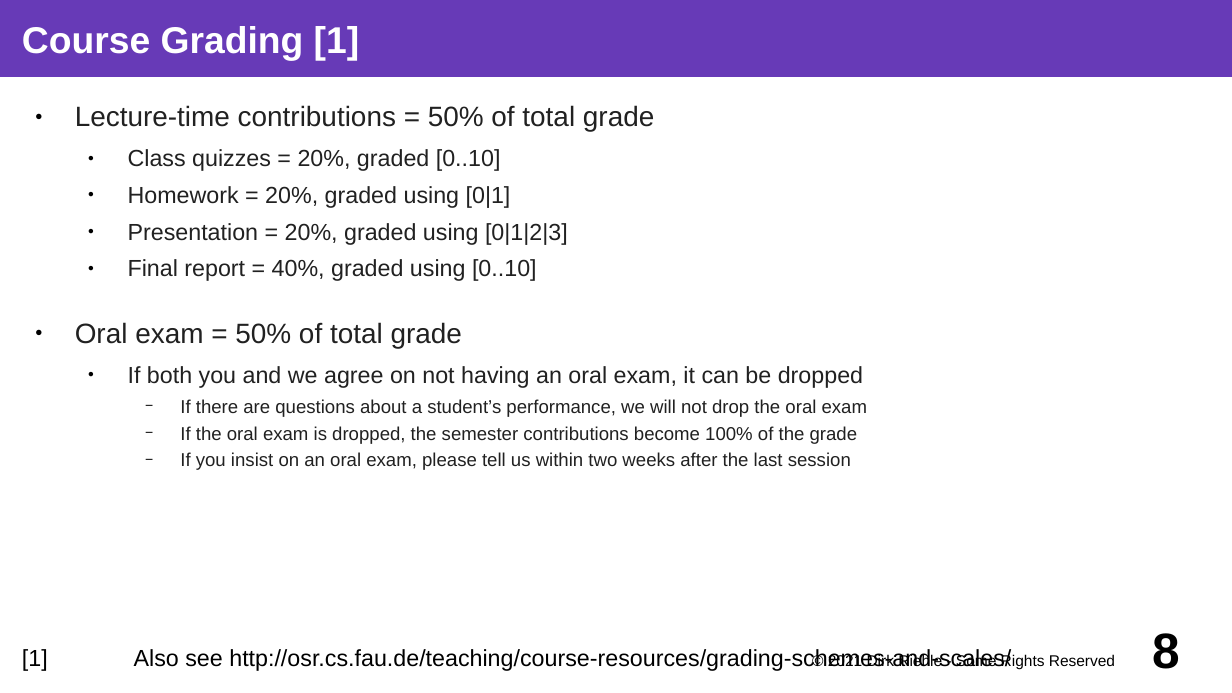
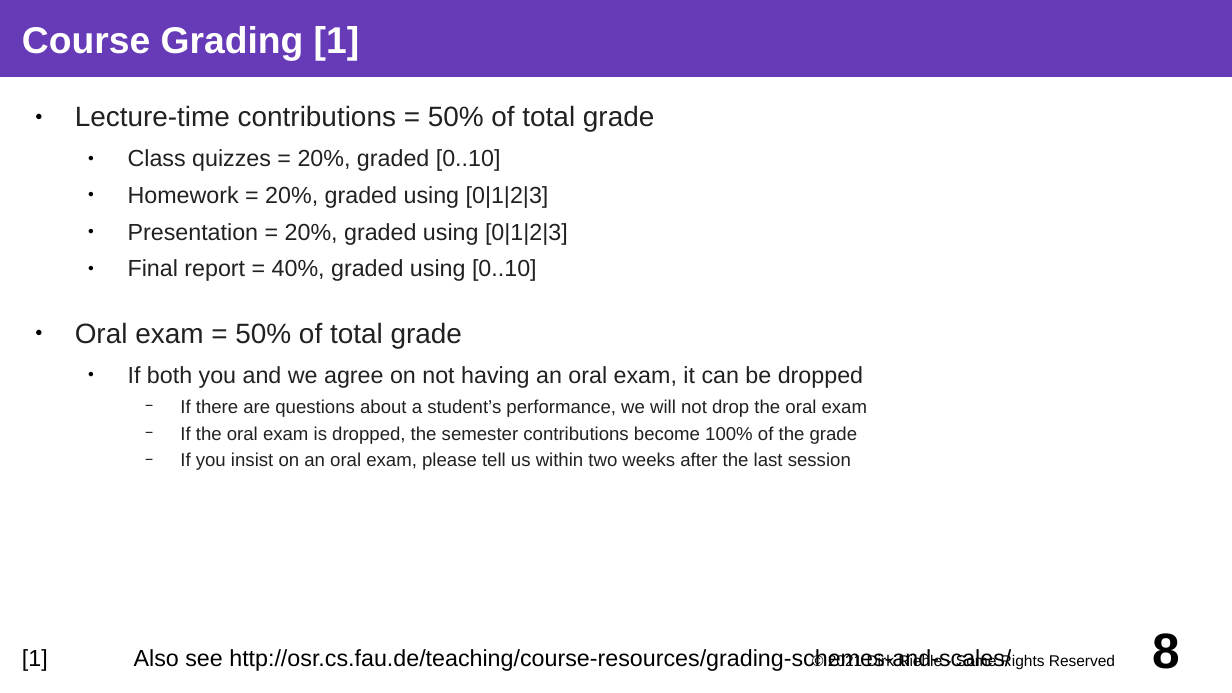
Before and after one commit to dirkriehle/coss-course, a slide deck: slide 8 of Lecture slides/COSS A01 - Course Introduction.odp. Drawn at 1232x693 pixels with LibreOffice and Linux fonts; fonts in the diff are those of the drawing. Boxes give left, top, right and bottom in pixels: in the first picture for what was removed or moved away, otherwise in the second. Text is boxed around its words. In the diff, an @@ line names an element or a change of style, - is before the commit and + after.

Commit message:
Updated homework grading definition

```diff
--- a/Lecture slides/COSS A01 - Course Introduction.odp
+++ b/Lecture slides/COSS A01 - Course Introduction.odp
@@ text at [128, 186, 549, 208]: text changed @@
-  ● Homework = 20%, graded using [0|1]
+  ● Homework = 20%, graded using [0|1|2|3]
```
Also in this commit, not shown: 1 other file.
